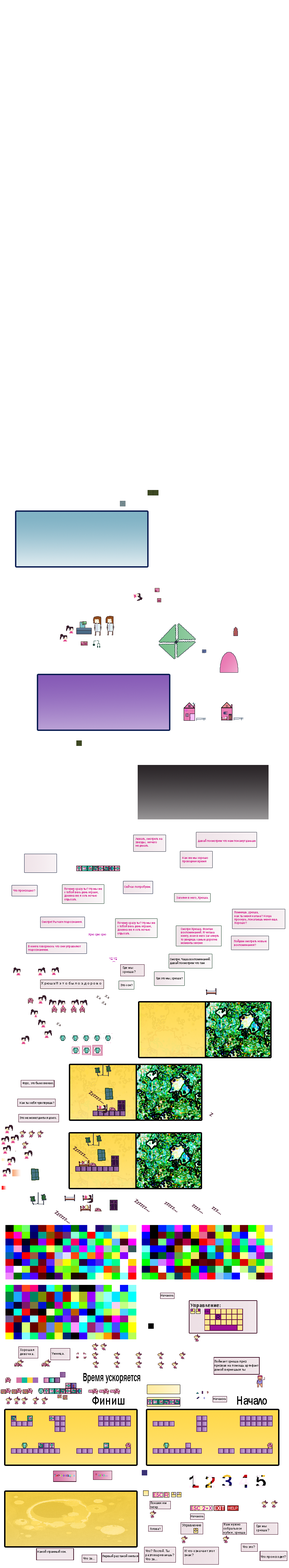
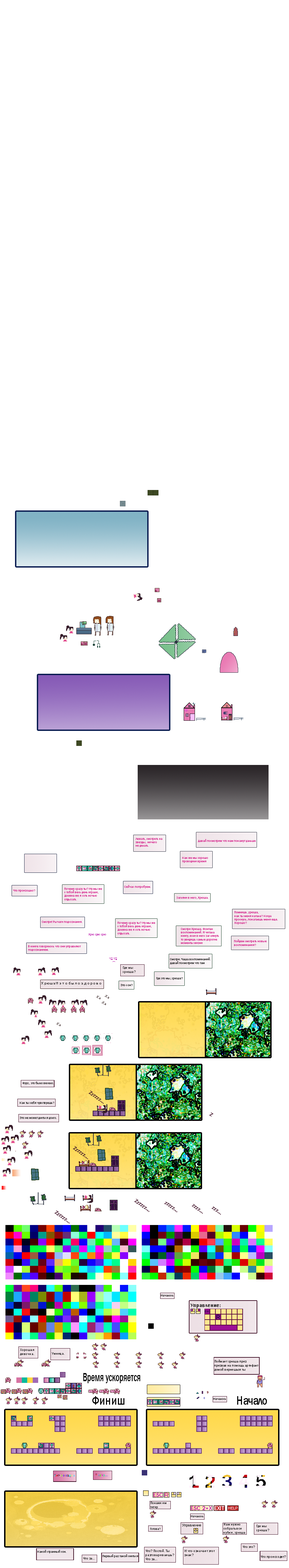
Layers edited between the first and the second 289x1568 image:
added layer "Слой 28" above "Слой 16" over [76, 1382, 82, 1389]
